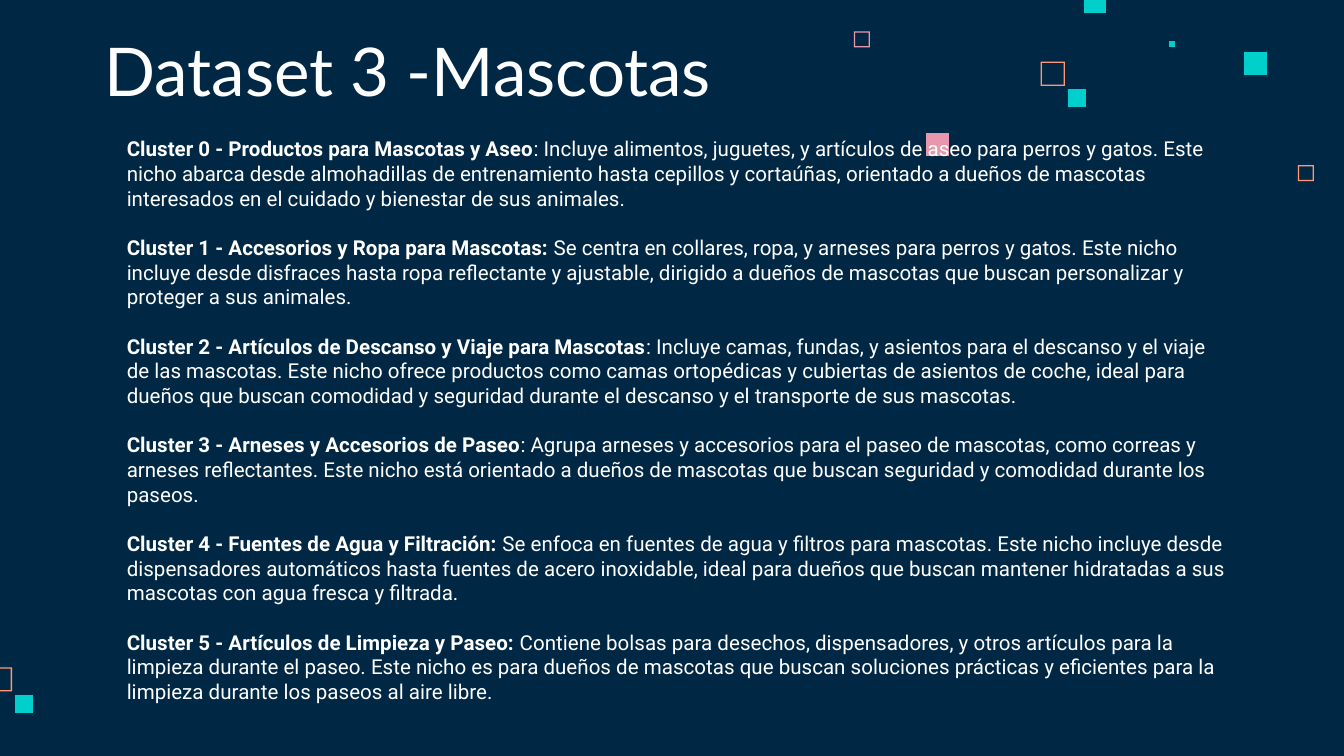
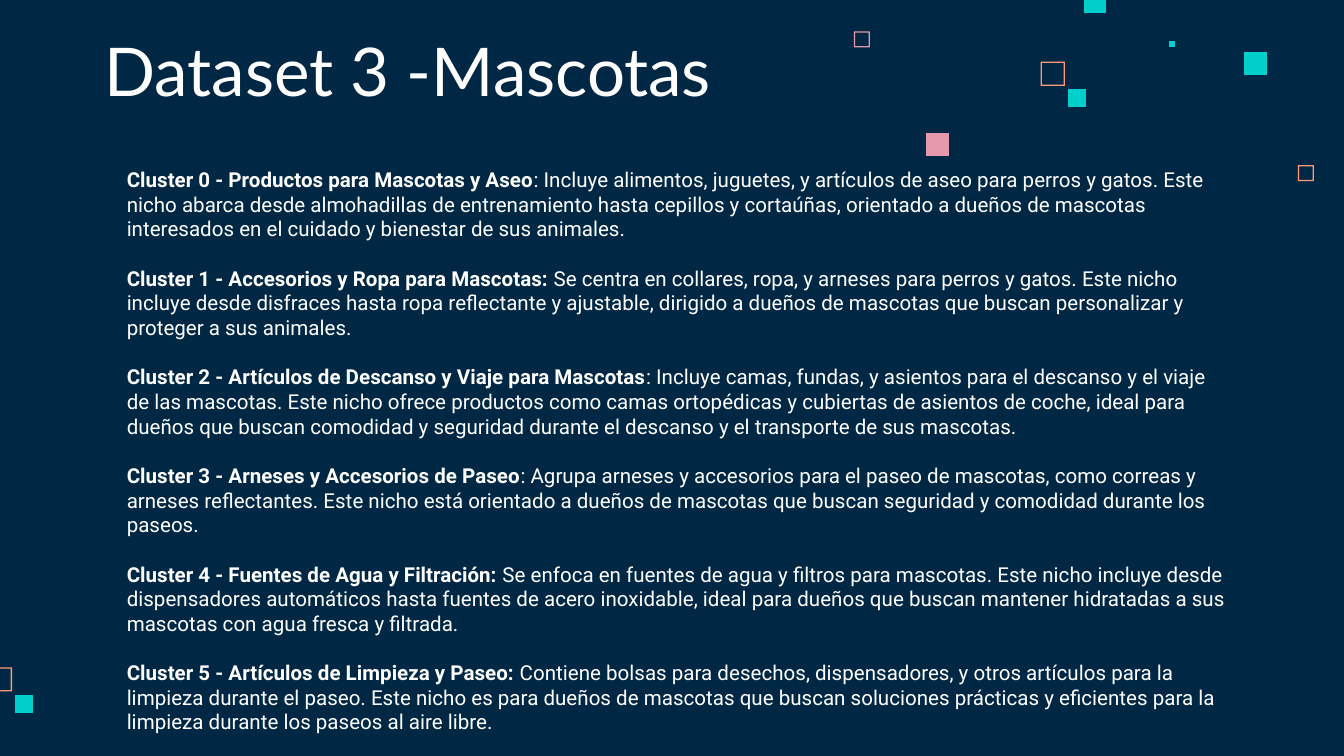
Before and after one commit to ChrissValdez/Proyecto_Integrador, a slide deck: slide 23 of Proyecto_integrador.pptx. Drawn at 1344x756 pixels with LibreOffice and Linux fonts; fonts in the diff are those of the drawing. Boxes give left, top, right and bottom in pixels: in the first picture for what was removed or moved away, otherwise in the second. Text is boxed around its words. In the diff, an @@ line names an element or a change of style, - is before the commit and + after.

```diff
--- a/Proyecto_integrador.pptx
+++ b/Proyecto_integrador.pptx
@@ text "Cluster 0 - Productos para ..." rewrapped from (127, 137, 1225, 704) to (127, 171, 1225, 734) @@
```
Also in this commit, not shown: 8 other slides changed.
